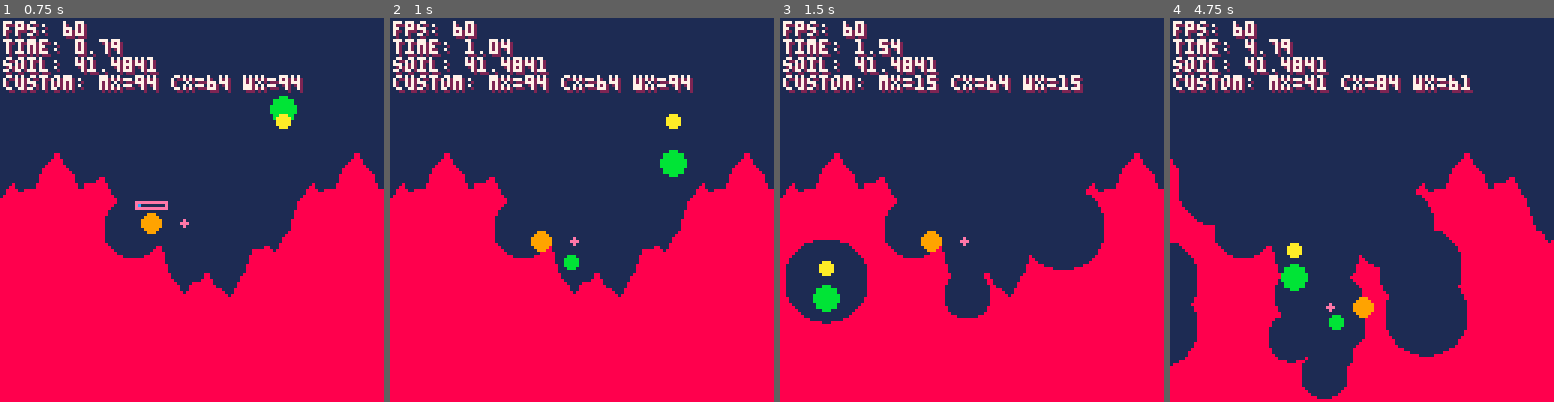
Above: before the commit, frames 1-4 (left to right).
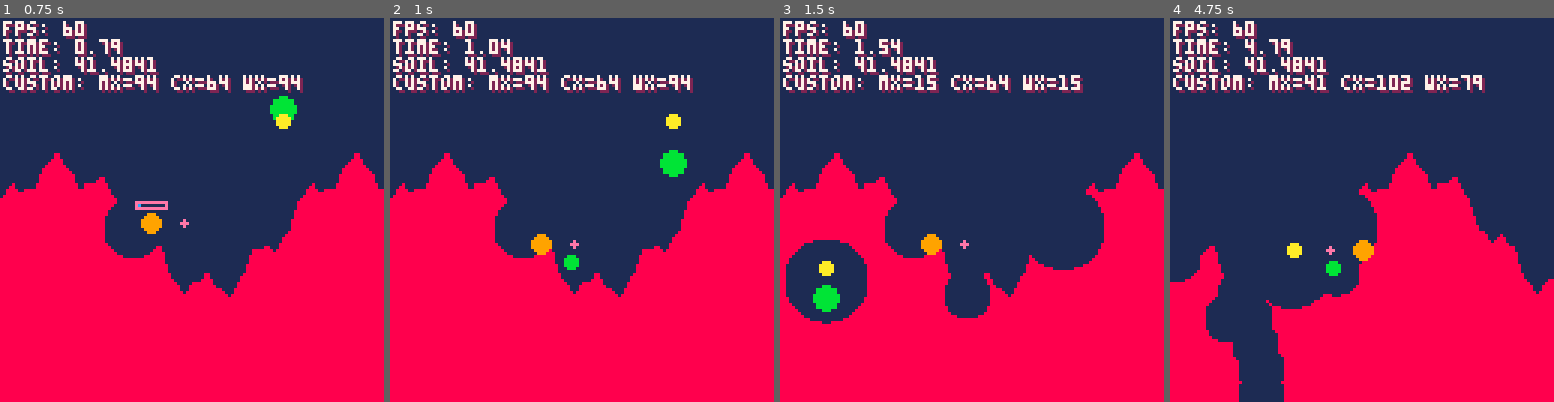
Above: after the commit, the same moments.

Repository: SelfDevTV/pixeltrench
Game: PICO-8 cartridge pixeltrench.p8
The game is run twice, just before and just after one commit, with the same random seed, the same clock (stepped at 60 frames per second) and the same inputs.
Inputs (mouse positions are in pixels of both pictures, inside the frame that each line leads up to):
- Up to frame 1 (0.75 s): tap X (X key) at 0.33 s; click (280, 121) at 0.67 s; tap O (Z key) at 0.7 s
- Up to frame 2 (1 s): no input
- Up to frame 3 (1.5 s): tap X (X key) at 1.07 s; click (826, 267) at 1.22 s
- Up to frame 4 (4.75 s): hold Right 1.6-2.1 s; tap O (Z key) every 0.4 s from 1.7 to 4.5 s; click (1277, 114) at 1.77 s; tap X (X key) at 1.85, 2.97, 4.08 s; hold Up 2.15-2.42 s; click (1342, 259) at 2.32 s; hold Right 2.47-3.03 s; click (1404, 106) at 2.87 s; hold Left 3.08-3.58 s; click (1465, 256) at 3.42 s; hold Down 3.63-3.97 s; click (1231, 102) at 3.97 s; hold Right 4.02-4.68 s; click (1292, 248) at 4.52 s; hold Up from 4.73 s (still down)

Frame 1 is identical in both runs. In frame 2, 0.1% of the frame differs, in the area x 36-50%, y 55-62%; in frame 3, 0.1%; in frame 4, 27%, in the area x 0-100%, y 14-100%.

Commit message:
feat: add circle-based collision for worm

Diff:
--- a/pixeltrench.p8
+++ b/pixeltrench.p8
@@ -144,6 +144,15 @@
 	return false
 end
 
+function circle_collides(x, y, r)
+	for a = 0, 1, 0.125 do
+		local px = x + cos(a) * r
+		local py = y + sin(a) * r
+		if is_solid(px, py) then return true end
+	end
+	return false
+end
+
 function destroy_range(x, y0, y1)
 	local x = flr(x)
 	local y0, y1 = flr(y0), flr(y1)
@@ -369,41 +378,28 @@
 end
 
 function try_move(c_worm, dx, dy)
-	-- TODO, do circle to terrain collision not just the foot
-	local foot_x, foot_y = c_worm.x, c_worm.y + c_worm.r
-	local nx, ny = flr(foot_x + dx), flr(foot_y + dy)
-
-	local col = is_solid(nx, ny)
-
-	-- col in direction
-	if col then
-		c_worm.grounded = true
-		c_worm.jumping = false
-		c_worm.vy = 0
-		-- see how high the slope is, and push up
-		local surface_y = find_surface_y(nx, ny)
-
-		if surface_y then
-			c_worm.x += dx
-			c_worm.y = surface_y - c_worm.r
-		else
-			if is_solid(nx, c_worm.y) then return false end
-			local ground_y = find_ground_y(nx, foot_y)
-			if ground_y then
-				c_worm.x += dx
-				c_worm.y = ground_y - c_worm.r
-			else
-				c_worm.x += dx
-				-- worm falls
-				c_worm.vy += grav
-			end
-		end
-
-		return false
+	local nx, ny = c_worm.x + dx, c_worm.y + dy
+	if circle_collides(nx, ny, c_worm.r) then
+	        if not circle_collides(c_worm.x + dx, c_worm.y, c_worm.r) then
+	                c_worm.x += dx
+	        else
+	                c_worm.vx = 0
+	        end
+	        if not circle_collides(c_worm.x, c_worm.y + dy, c_worm.r) then
+	                c_worm.y += dy
+	                c_worm.grounded = false
+	        else
+	                if dy > 0 then
+	                        c_worm.grounded = true
+	                        c_worm.jumping = false
+	                end
+	                c_worm.vy = 0
+	        end
+	        return false
 	else
-		c_worm.x += dx
-		c_worm.y += dy
-		return true
+	        c_worm.x = nx
+	        c_worm.y = ny
+	        return true
 	end
 end
 
